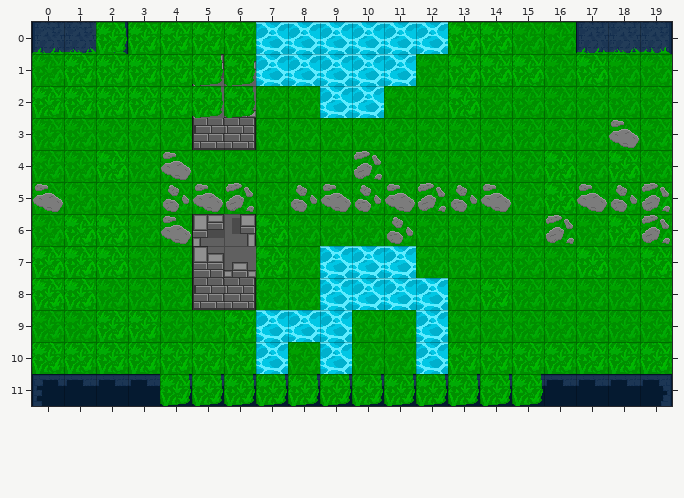
Two states of a Tiled map, GameName/Output/Assets/Maps/battle1.tmx. This is how it looked before the edit.
Cells are 32x32 px. Shown: x 0..19, y 0..11.
The result:
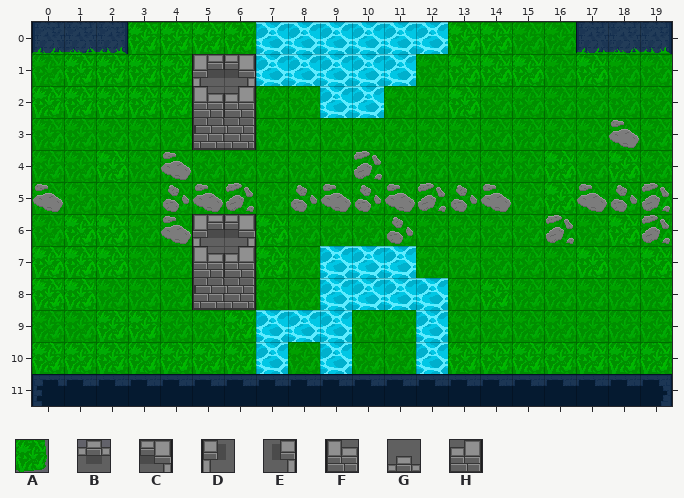
Key: from "tileset": A 50, B 134, C 135, D 157, E 159, F 181, G 182, H 183.
_ is an empty cell, # one hidden under a higher layer.
From old to new:
Layer "navigation":
y 1: x 6 B -> C
y 2: x 5..6 DG -> FH
y 6: x 6 E -> C
y 7: x 6 G -> #
Layer "details":
y 0: x 2 A -> _
y 1..2: x 5..6 AA -> __
y 7: x 6 _ -> H
y 11: x 4..15 AAAAAAAAAAAA -> ____________
